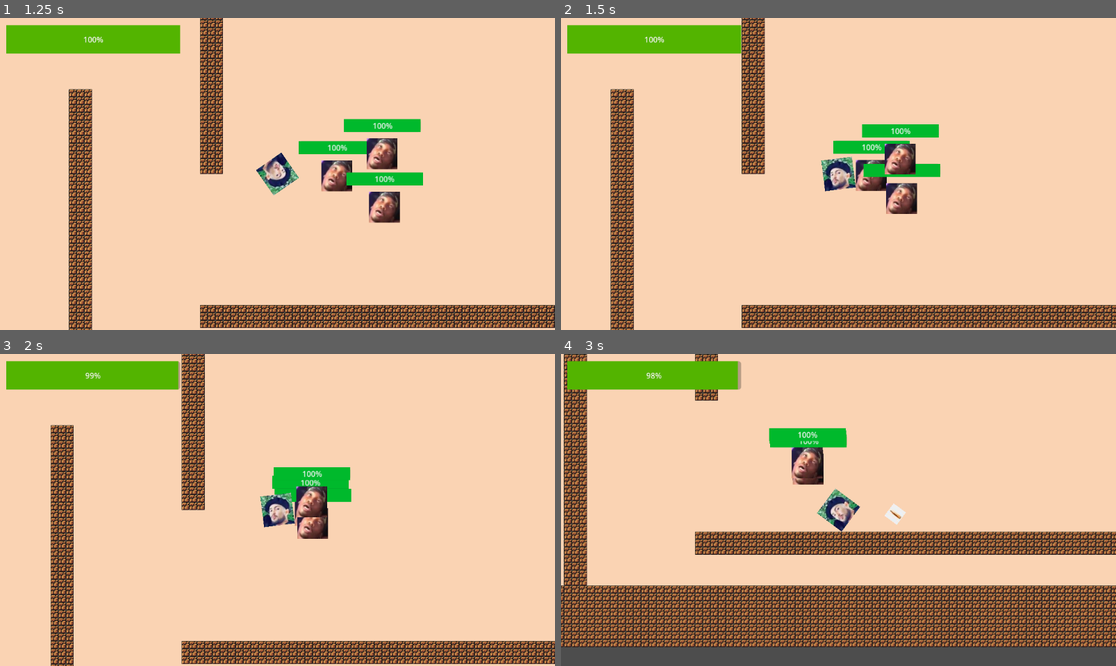
Above: before the commit, frames 1-4 (two rows, left to right).
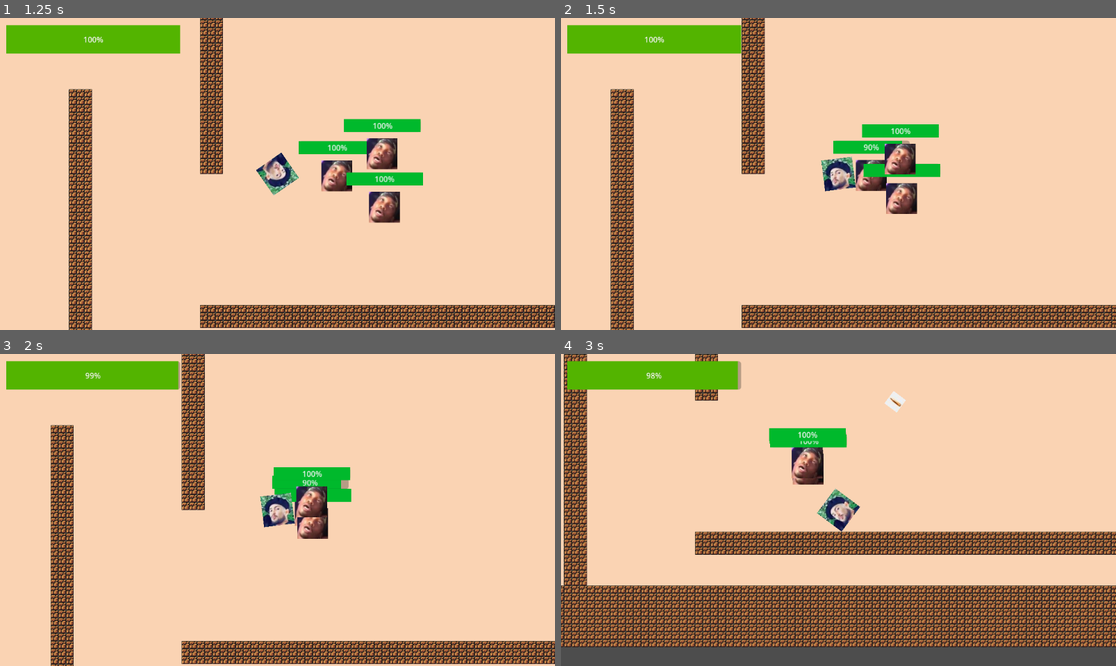
Above: after the commit, the same moments.

Repository: JoshuaSaayo/Project-Fallen-Republic
Game: Godot game, scene res://Scenes/main_menu.tscn
The game is run twice, just before and just after one commit, with the same random seed, the same clock (stepped at 60 frames per second) and the same inputs.
Inputs (mouse positions are in pixels of both pictures, inside the frame that each line leads up to):
- Up to frame 1 (1.25 s): click "START" at 0.5 s
- Up to frame 2 (1.5 s): move the mouse to (960, 158) at 1.27 s; hold D (right) from 1.28 s (still down); click (960, 158) at 1.35 s
- Up to frame 3 (2 s): keep holding D (right)
- Up to frame 4 (3 s): move the mouse to (727, 525) at 2.02 s; release D (right) at 2.03 s; hold S (down) 2.03-2.78 s; click (727, 525) at 2.1 s; move the mouse to (894, 441) at 2.77 s; hold D (right) from 2.78 s (still down); click (894, 441) at 2.85 s

Frame 1 is identical in both runs. In frame 2, less than 0.1% of the frame differs, in the area x 54-63%, y 39-43%; in frame 3, less than 0.1%; in frame 4, 0.3%, in the area x 51-63%, y 12-55%.

Commit message:
debug button collide on tilemap

Diff:
--- a/game/Scenes/enemy.tscn
+++ b/game/Scenes/enemy.tscn
@@ -1,10 +1,14 @@
-[gd_scene load_steps=6 format=3 uid="uid://8sh7pkoscych"]
+[gd_scene load_steps=7 format=3 uid="uid://8sh7pkoscych"]
 
 [ext_resource type="Script" uid="uid://dmj1to8avacy7" path="res://Scripts/enemy.gd" id="1_1f0kj"]
 [ext_resource type="Texture2D" uid="uid://coqripsrcqs3l" path="res://Assets/Enemy/enemy.jpg" id="1_hghv2"]
 
 [sub_resource type="RectangleShape2D" id="RectangleShape2D_5ukr8"]
 size = Vector2(64, 64)
+
+[sub_resource type="GDScript" id="GDScript_1f0kj"]
+script/source = "extends Area2D
+"
 
 [sub_resource type="RectangleShape2D" id="RectangleShape2D_o06y3"]
 size = Vector2(70, 70)
@@ -24,6 +28,7 @@
 
 [node name="Area2D" type="Area2D" parent="."]
 collision_layer = 2
+script = SubResource("GDScript_1f0kj")
 
 [node name="CollisionShape2D" type="CollisionShape2D" parent="Area2D"]
 shape = SubResource("RectangleShape2D_o06y3")
--- a/game/Scripts/bullet.gd
+++ b/game/Scripts/bullet.gd
@@ -1,27 +1,25 @@
 extends CharacterBody2D
 
 var speed = 2000
-var direction = Vector2.DOWN  # Set this when firing
 
 func _physics_process(delta):
 	velocity = Vector2(speed, 0).rotated(rotation)
-	move_and_slide()
-	var motion = direction.normalized() * speed * delta
-	var collision = move_and_collide(motion)
-
-	if collision:
-		print("wall col")
-		queue_free()  # Disappear when hitting anything (including TileMap)
+	var collision = move_and_slide()
+		# Check for collisions with anything (including tiles)
+	if get_slide_collision_count() > 0:
+		var first_collision = get_slide_collision(0)
+		if first_collision.get_collider() is TileMap:
+			queue_free()
 
 
 func _on_area_2d_body_entered(body: Node2D) -> void:
-	print("Bullet hit: ", body.name)
 	#call_deferred("queue_free")
 	if body.name == "Enemy":
 		if body.has_method("take_damage"):
 			body.take_damage()
 	queue_free()
+	if body is TileMap or body.name == "TileMap":
+		queue_free()
 
 func _on_visible_on_screen_notifier_2d_screen_exited() -> void:
-	print("MASTER SAM")
 	queue_free()
--- a/game/Scripts/enemy.gd
+++ b/game/Scripts/enemy.gd
@@ -19,7 +19,7 @@
 		queue_free()
 
 func take_damage():
-	life -= 1
+	life -= 10
 	progress_bar.value = life
 	if life <= 0:
 		queue_free()
